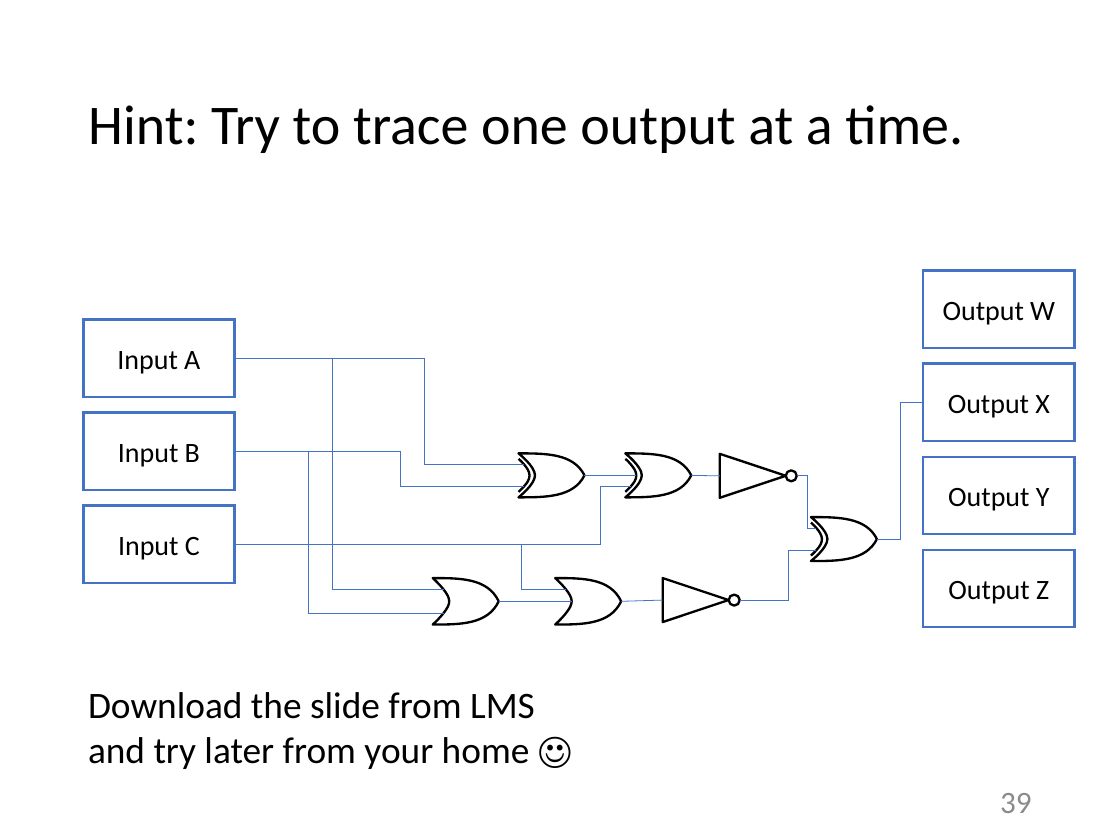
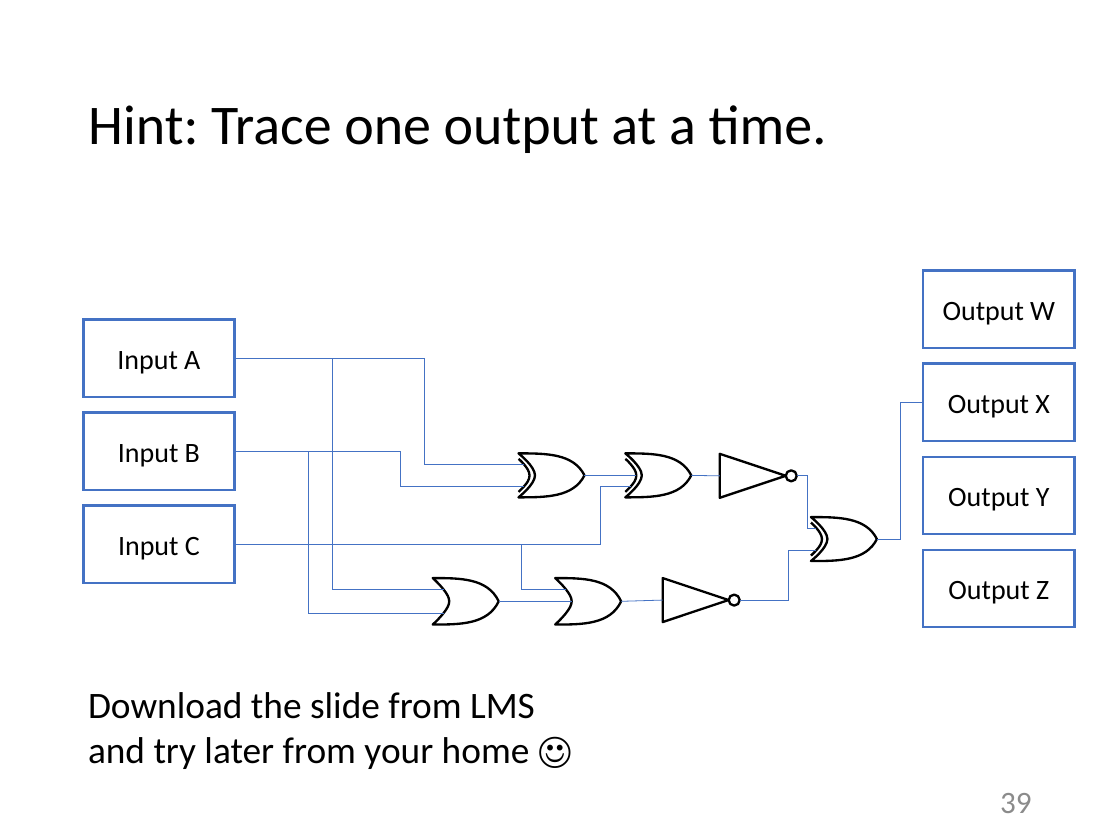
Before and after one commit to LunaticNeko/jouhounokagaku, a slide deck: slide 39 of lect1-computer.pptx. Drawn at 1120x840 pixels with LibreOffice and Linux fonts; fonts in the diff are those of the drawing. Boxes give left, top, right and bottom in pixels: in the first picture for what was removed or moved away, otherwise in the second. Text is boxed around its words. In the diff, an @@ line names an element or a change of style, - is before the commit and + after.

```diff
--- a/lect1-computer.pptx
+++ b/lect1-computer.pptx
@@ title at (88, 105, 827, 153): text changed @@
-Hint: Try to trace one output at a time.
+Hint: Trace one output at a time.
```
Also in this commit, not shown: 1 other slide changed, 3 other files.
